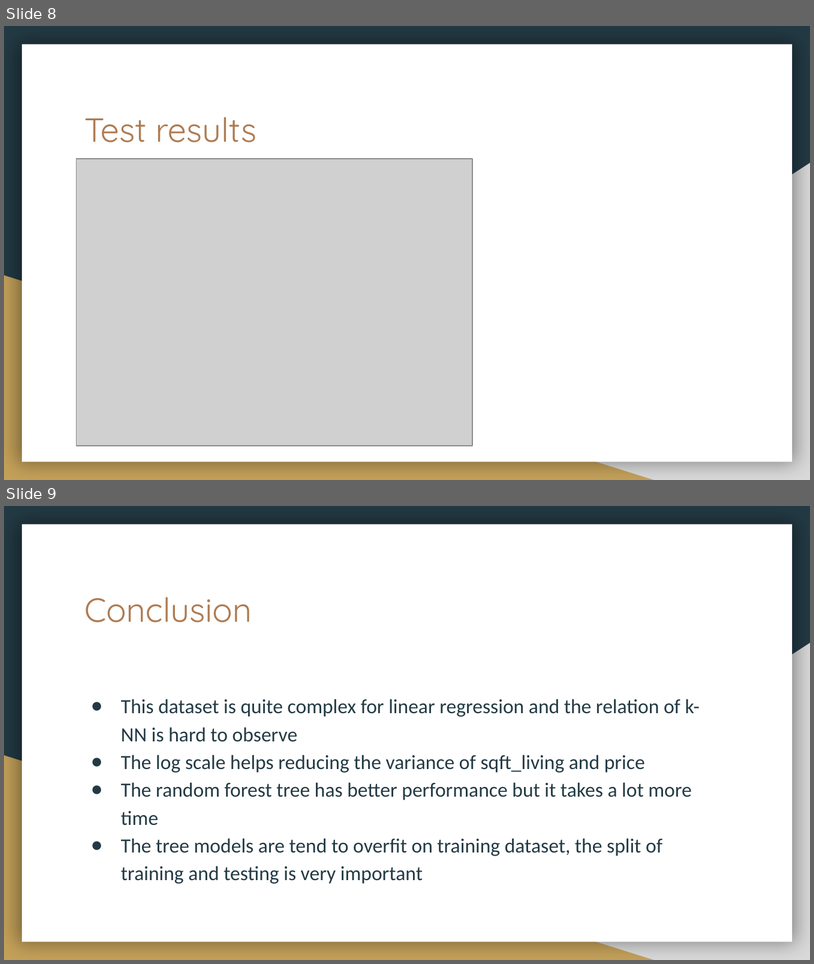
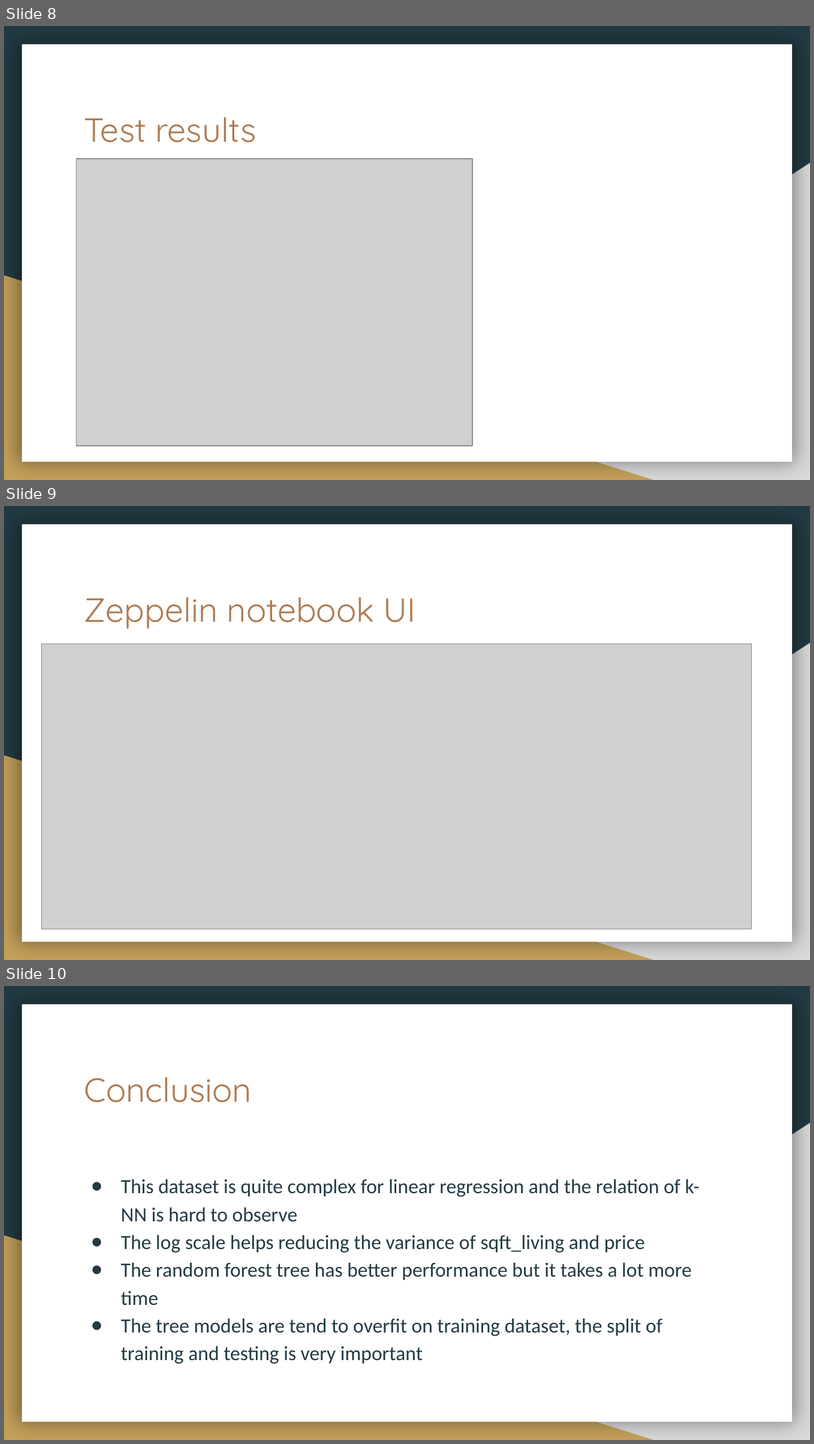
Before and after one commit to tcxy/CSYE7200Project, a slide deck: Final Presentation.pptx. Shown one above the other, each under a label of ours: slides 8 and 9 before the commit, slides 8, 9 and 10 after it. The pictures are 814x964 and 814x1444 pixels, drawn with LibreOffice and Linux fonts; fonts in the diff are those of the drawing; grey boxes stand for pictures. Boxes give left, top, right and bottom in pixels: in the first picture for what was removed or moved away, otherwise in the second. Text is boxed around its words. In the diff, an @@ line names an element or a change of style, - is before the commit and + after.

Commit message:
Refine the final presentation

```diff
--- a/Final Presentation.pptx
+++ b/Final Presentation.pptx
@@ slide 9 added at (4,506,810,960), background #233A44; not listed: 3 template elements that a slide beside it also shows @@
@@ title added at (84,597,416,628), 30 pt, text #AF7B51 @@
+Zeppelin notebook UI
@@ picture added at (41,644,752,930) @@
@@ what was slide 9 is now slide 10 @@
```
Also in this commit, not shown: 1 other file.
